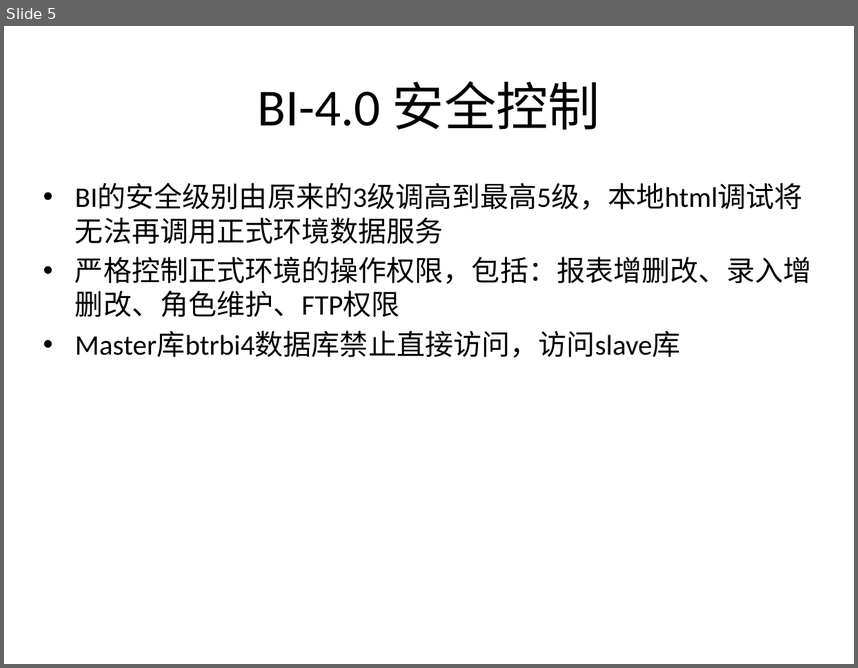
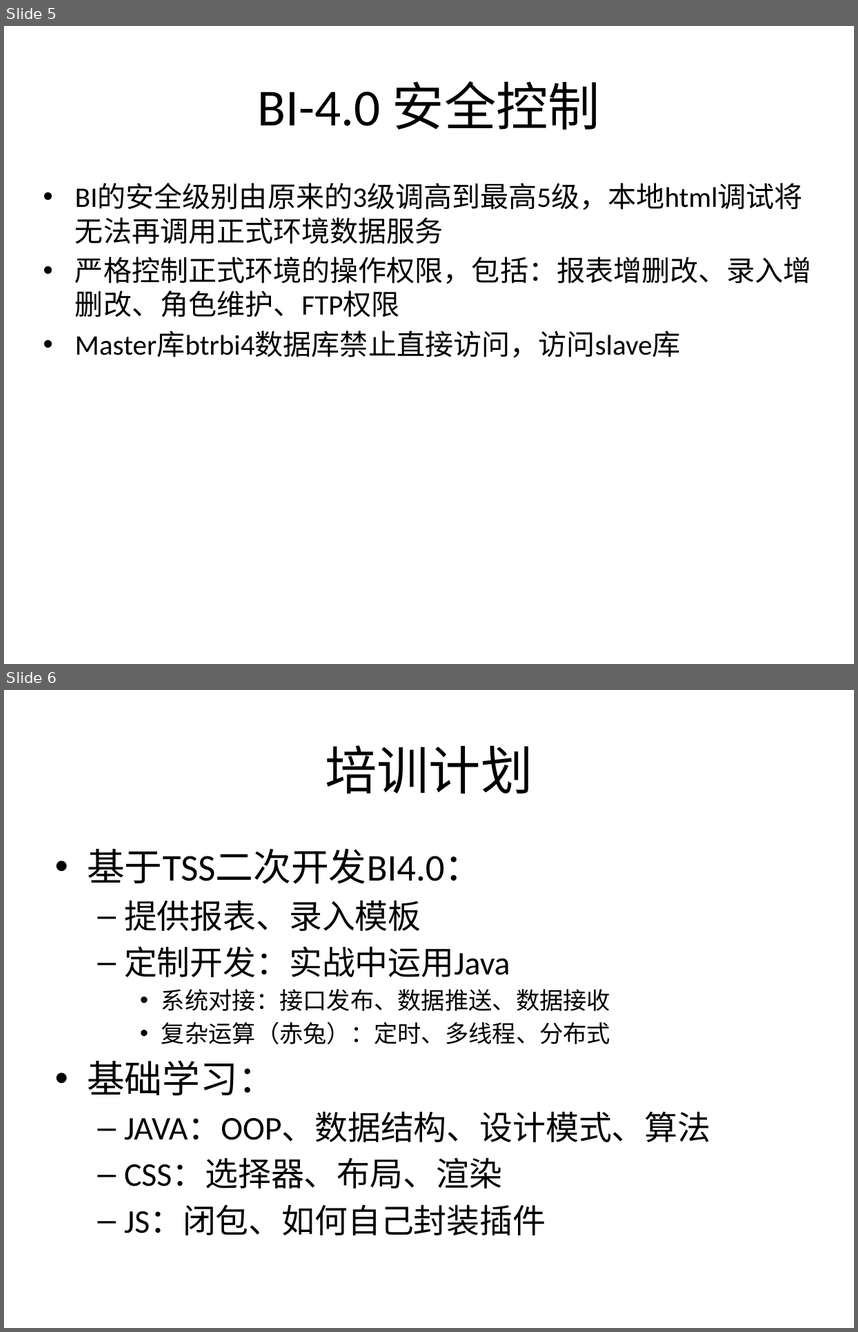
Before and after one commit to boubei-com/boubei-learn, a slide deck: doc/BI-4.0.pptx. Shown one above the other, each under a label of ours: slide 5 before the commit, slides 5 and 6 after it. The pictures are 858x668 and 858x1332 pixels, drawn with LibreOffice and Linux fonts; fonts in the diff are those of the drawing. Boxes give left, top, right and bottom in pixels: in the first picture for what was removed or moved away, otherwise in the second. Text is boxed around its words. In the diff, an @@ line names an element or a change of style, - is before the commit and + after.

```diff
--- a/doc/BI-4.0.pptx
+++ b/doc/BI-4.0.pptx
@@ slide 6 added at (x1=4, y1=690, x2=854, y2=1328), background #FFFFFF @@
@@ title added at (x1=325, y1=745, x2=533, y2=793), 44 pt, text #000000 @@
+培训计划
@@ text added at (x1=87, y1=849, x2=711, y2=1235), 28 pt, text #000000 @@
+• 基于TSS二次开发BI4.0：
+  – 提供报表、录入模板
+  – 定制开发：实战中运用Java
+    • 系统对接：接口发布、数据推送、数据接收
+    • 复杂运算（赤兔）：定时、多线程、分布式
+• 基础学习：
+  – JAVA：OOP、数据结构、设计模式、算法
+  – CSS：选择器、布局、渲染
+  – JS：闭包、如何自己封装插件
```
Also in this commit, not shown: 2 slides changed, 9 other files.
